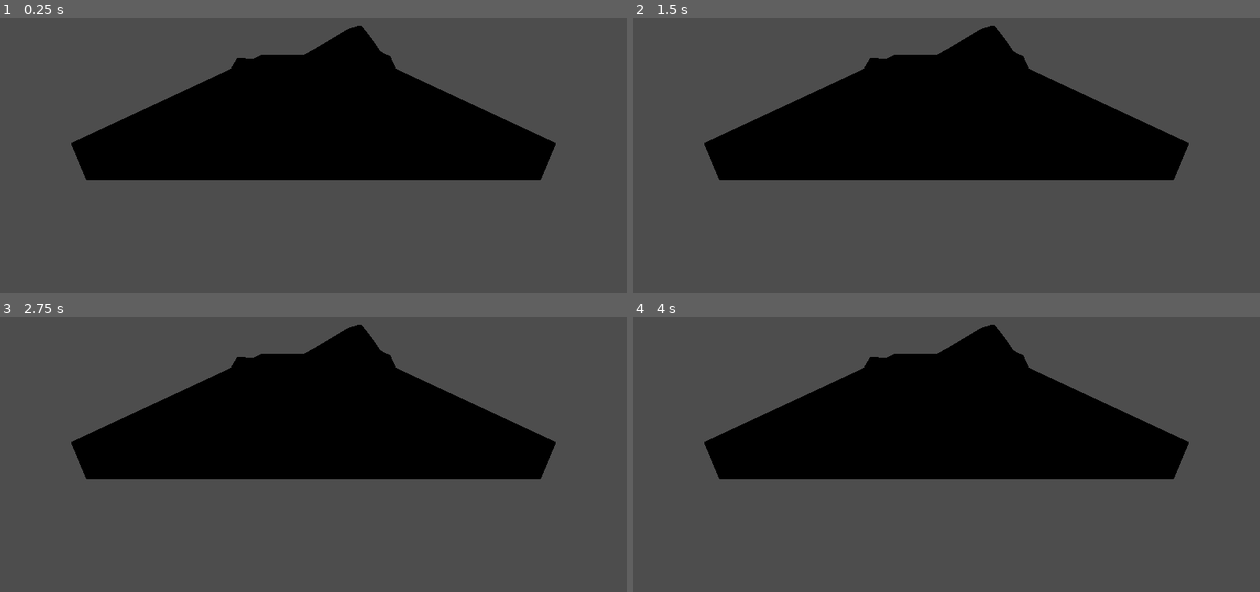
Above: before the commit, frames 1-4 (two rows, left to right).
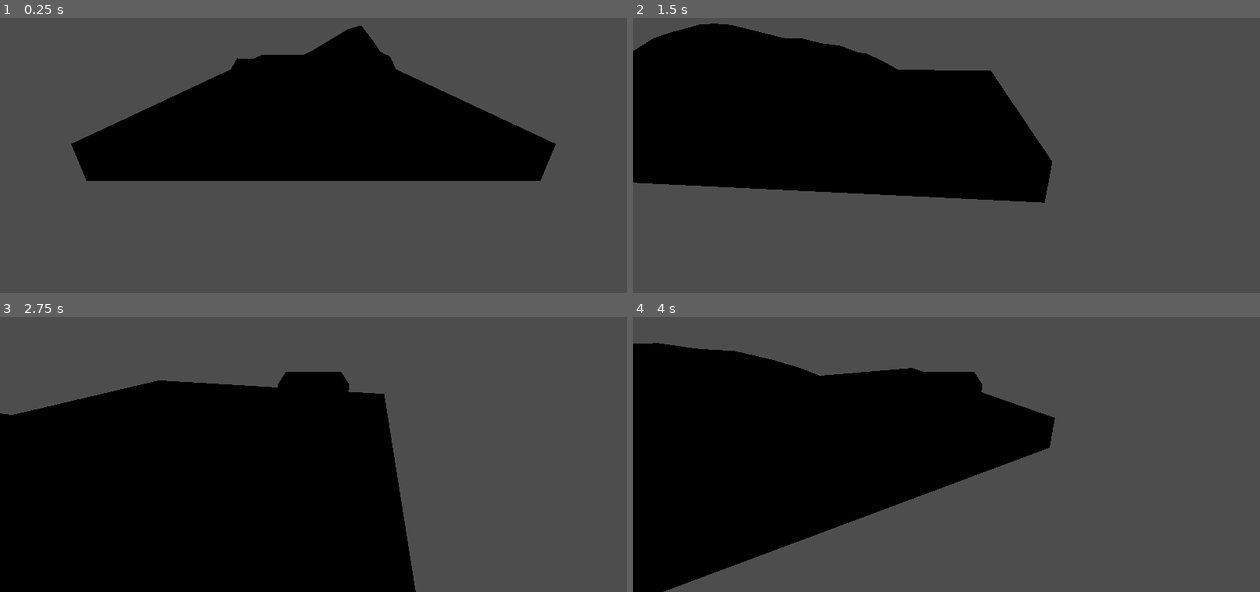
Above: after the commit, the same moments.

Repository: bvpav/roomba
Game: Godot game, scene res://field.tscn
Two runs of this game, one before a commit and one after it. Both use one fixed random seed, a clock stepped at 60 frames per second and the inputs below.
Inputs:
- Up to frame 1 (0.25 s): no input
- Up to frame 2 (1.5 s): tap Enter at 0.5 s; hold Right (ui_right) 0.53-1.28 s; hold Down (ui_down) from 1.28 s (still down)
- Up to frame 3 (2.75 s): tap Space at 2 s; release Down (ui_down) at 2.03 s; hold Right (ui_right) from 2.03 s (still down)
- Up to frame 4 (4 s): release Right (ui_right) at 2.78 s; hold Up (ui_up) 2.78-3.53 s; tap Enter at 3.5 s; hold Left (ui_left) from 3.53 s (still down)

The runs differ from the first frame. In frame 1, 0.3% of the frame differs, in the area x 11-89%, y 2-60%; in frame 2, 25%; in frame 3, 42%, in the area x 0-89%, y 2-100%; in frame 4, 31%.

Commit message:
Add CharacterBody3D movement script to rover with slope support
Replaces VehicleBody3D placeholder with CharacterBody3D and attaches
rover.gd implementing tank-style WASD movement, gravity, and slope
traversal via move_and_slide().

https://claude.ai/code/session_01NuyHTfTWBgWU7hHTXpgerv

Diff:
--- /dev/null
+++ b/simulation/rover.gd
@@ -0,0 +1,21 @@
+extends CharacterBody3D
+
+const SPEED := 3.0       # m/s
+const TURN_SPEED := 2.0  # rad/s
+
+var gravity: float = ProjectSettings.get_setting("physics/3d/default_gravity")
+
+
+func _physics_process(delta: float) -> void:
+	if not is_on_floor():
+		velocity.y -= gravity * delta
+
+	var turn_input := Input.get_axis("ui_left", "ui_right")
+	rotate_y(-turn_input * TURN_SPEED * delta)
+
+	var throttle := Input.get_axis("ui_down", "ui_up")
+	var forward := -transform.basis.z
+	velocity.x = forward.x * throttle * SPEED
+	velocity.z = forward.z * throttle * SPEED
+
+	move_and_slide()
--- a/simulation/rover.tscn
+++ b/simulation/rover.tscn
@@ -1,9 +1,12 @@
-[gd_scene format=3 uid="uid://co3sh76r6oj5i"]
+[gd_scene load_steps=3 format=3 uid="uid://co3sh76r6oj5i"]
+
+[ext_resource type="Script" uid="uid://b3mxp6rk8nt2w" path="res://rover.gd" id="1_rover_gd"]
 
 [sub_resource type="BoxShape3D" id="BoxShape3D_jfj6g"]
 size = Vector3(0.5, 0.5, 0.5)
 
-[node name="Rover" type="VehicleBody3D" unique_id=1586417934]
+[node name="Rover" type="CharacterBody3D" unique_id=1586417934]
+script = ExtResource("1_rover_gd")
 
 [node name="RoverBoundsPlaceholder" type="CSGBox3D" parent="." unique_id=345302096]
 transform = Transform3D(1, 0, 0, 0, 1, 0, 0, 0, 1, 0, 0.25, 0)
